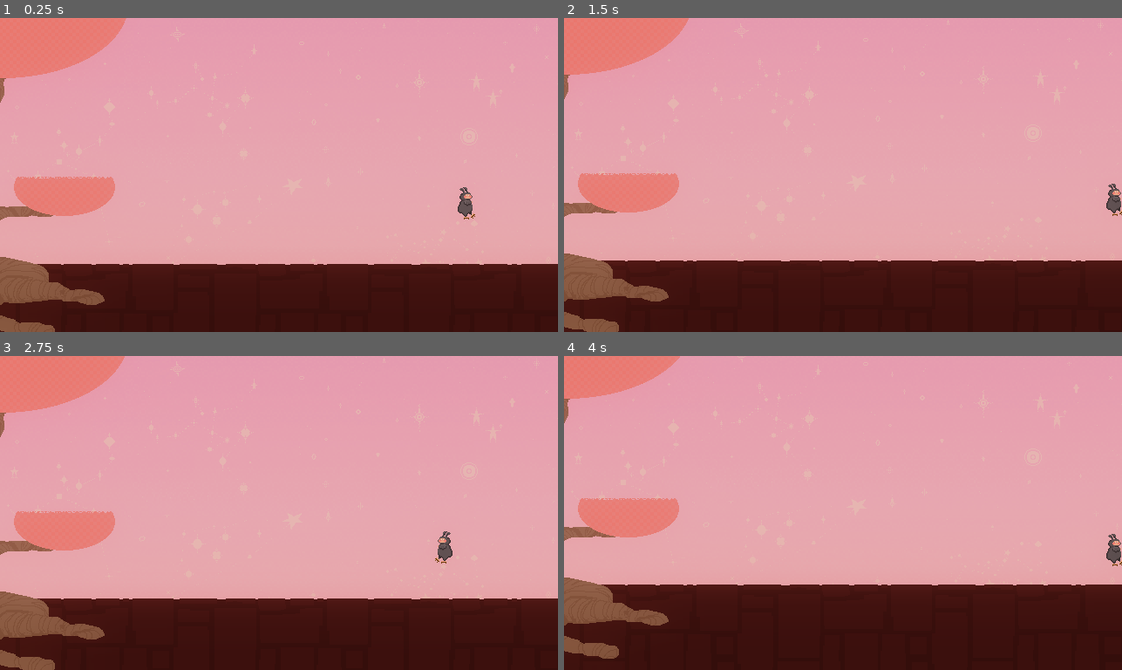
Above: before the commit, frames 1-4 (two rows, left to right).
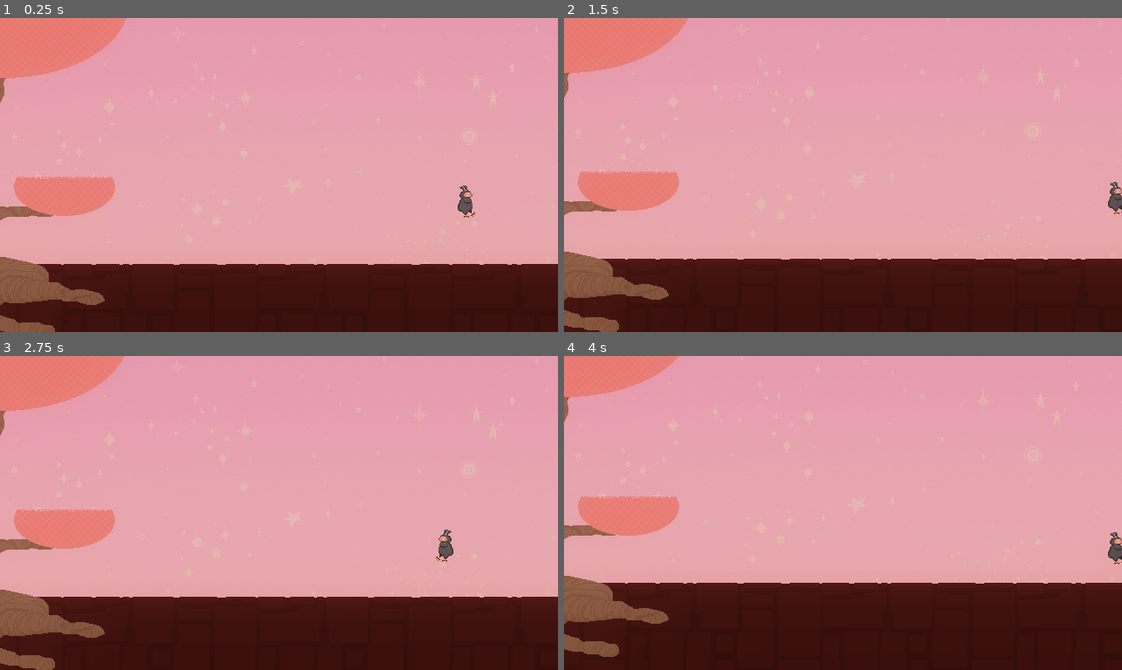
Above: after the commit, the same moments.

Repository: gmeisinger/GGJ-2020
Game: Godot game, scene res://Scenes/Levels/Level.tscn
Same seed, same stepped clock (60 frames per second), same inputs: the game is played once before the commit and once after it. The project has no main scene, so this scene is started directly. The engine's default icon, where the game draws it, is replaced by a stand-in: a white triangle on a blue panel in a dark square.
Inputs:
- Up to frame 1 (0.25 s): no input
- Up to frame 2 (1.5 s): hold D (move_right) from 0.53 s (still down); tap Space (jump) at 0.6, 0.77, 1.07, 1.35 s
- Up to frame 3 (2.75 s): tap Space (jump) at 1.52, 1.82, 2.1 s; release D (move_right) at 2.03 s; hold A (move_left) from 2.03 s (still down)
- Up to frame 4 (4 s): release A (move_left) at 2.78 s; hold D (move_right) from 2.78 s (still down); tap Space (jump) at 2.85, 3.02, 3.32, 3.6, 3.77 s

The runs differ from the first frame. In frame 1, 0.1% of the frame differs, in the area x 82-86%, y 53-65%; in frame 2, 1.4%; in frame 3, 1.3%; in frame 4, 1.4%, in the area x 0-100%, y 0-97%.

Commit message:
new states and animations

Diff:
--- a/Scenes/Enemy/ShootingStar.tscn
+++ b/Scenes/Enemy/ShootingStar.tscn
@@ -42,7 +42,7 @@
 position = Vector2( 0.976681, -0.122086 )
 texture = ExtResource( 1 )
 hframes = 5
-frame = 3
+frame = 2
 
 [node name="AnimationPlayer" type="AnimationPlayer" parent="Sprite"]
 autoplay = "star"
@@ -50,6 +50,7 @@
 
 [node name="ShrinkFadeTrail" parent="." instance=ExtResource( 3 )]
 material = SubResource( 3 )
+position = Vector2( 0.954158, -0.0175261 )
 speed_scale = 2.0
 texture = ExtResource( 1 )
 anim_speed = 1.0
--- a/Scenes/Levels/Level.tscn
+++ b/Scenes/Levels/Level.tscn
@@ -22,6 +22,7 @@
 [ext_resource path="res://Scenes/Levels/Tree/Branch4.tscn" type="PackedScene" id=20]
 [ext_resource path="res://Scenes/Levels/Tree/Branch5.tscn" type="PackedScene" id=21]
 [ext_resource path="res://Scenes/Enemy/ShootingStarTrap.tscn" type="PackedScene" id=22]
+[ext_resource path="res://Assets/Sounds/s04_2.ogg" type="AudioStream" id=23]
 
 [sub_resource type="RectangleShape2D" id=1]
 extents = Vector2( 8.85272, 1741.28 )
@@ -30,6 +31,11 @@
 extents = Vector2( 540.538, 9.52161 )
 
 [node name="Level" type="Node2D"]
+
+[node name="AudioStreamPlayer" type="AudioStreamPlayer" parent="."]
+stream = ExtResource( 23 )
+volume_db = -14.032
+autoplay = true
 
 [node name="WorldEnvironment" type="WorldEnvironment" parent="."]
 environment = ExtResource( 7 )
--- a/Scenes/Player/Player.gd
+++ b/Scenes/Player/Player.gd
@@ -1,6 +1,14 @@
 extends KinematicBody2D
 
 signal player_died()
+
+var streams = {"jump": preload("res://Assets/Sounds/jump2.ogg"),
+				"hit": preload("res://Assets/Sounds/s01.ogg"),
+				"respawn": preload("res://Assets/Sounds/s8.ogg")}
+# "res://Assets/Sounds/beep_boop.ogg",
+# "res://Assets/Sounds/landing.ogg"
+# res://Assets/Sounds/s04_2.ogg"
+# "res://Assets/Sounds/s7.ogg"
 
 var velocity : Vector2
 var walk_speed = 30.0
@@ -43,9 +51,10 @@
 	velocity.x = sign(velocity.x) * new_speed
 
 func die():
-	print("player died")
-	emit_signal("player_died")
-	queue_free()
+	$stateMachine.change_state('hit')
+#	print("player died")
+#	emit_signal("player_died")
+#	queue_free()
 
 # Animation
 func play_anim(anim_name, speed : float = 1.0):
@@ -53,7 +62,8 @@
 		$AnimationPlayer.play(anim_name, -1, speed)
 
 
-func play_jump_sound():
+func play_sound(sound):
+	$AudioStreamPlayer2D.stream = streams[sound]
 	$AudioStreamPlayer2D.play()
 
 
--- a/Scenes/Player/Player.tscn
+++ b/Scenes/Player/Player.tscn
@@ -1,19 +1,40 @@
-[gd_scene load_steps=14 format=2]
-
-[ext_resource path="res://Assets/Sprites/player.png" type="Texture" id=1]
+[gd_scene load_steps=22 format=2]
+
+[ext_resource path="res://Assets/Sprites/BunnySpriteSheet.png" type="Texture" id=1]
 [ext_resource path="res://Scenes/StateMachine/stateMachine.tscn" type="PackedScene" id=2]
 [ext_resource path="res://Scenes/Player/States/state_moving.gd" type="Script" id=3]
 [ext_resource path="res://Scenes/Player/Player.gd" type="Script" id=4]
 [ext_resource path="res://Scenes/Player/States/state_falling.gd" type="Script" id=5]
 [ext_resource path="res://Scenes/Player/States/state_jumping.gd" type="Script" id=6]
 [ext_resource path="res://Assets/Sounds/jump2.ogg" type="AudioStream" id=7]
+[ext_resource path="res://Scenes/Player/States/state_death.gd" type="Script" id=8]
+[ext_resource path="res://Scenes/Player/States/state_hit.gd" type="Script" id=9]
+[ext_resource path="res://Scenes/Player/States/state_death_fall.gd" type="Script" id=10]
+[ext_resource path="res://Scenes/Player/States/state_respawn.gd" type="Script" id=11]
 
 [sub_resource type="RectangleShape2D" id=1]
-extents = Vector2( 7.03378, 14.5473 )
+extents = Vector2( 5.43452, 10.7231 )
 
 [sub_resource type="Animation" id=2]
-resource_name = "fall"
+resource_name = "death"
+length = 0.6
+tracks/0/type = "value"
+tracks/0/path = NodePath("Sprite:frame")
+tracks/0/interp = 1
+tracks/0/loop_wrap = true
+tracks/0/imported = false
+tracks/0/enabled = true
+tracks/0/keys = {
+"times": PoolRealArray( 0, 0.1, 0.2, 0.3, 0.4, 0.5 ),
+"transitions": PoolRealArray( 1, 1, 1, 1, 1, 1 ),
+"update": 1,
+"values": [ 54, 53, 55, 56, 57, 73 ]
+}
+
+[sub_resource type="Animation" id=3]
+resource_name = "death_fall"
 length = 0.2
+loop = true
 tracks/0/type = "value"
 tracks/0/path = NodePath("Sprite:frame")
 tracks/0/interp = 1
@@ -24,11 +45,41 @@
 "times": PoolRealArray( 0, 0.1 ),
 "transitions": PoolRealArray( 1, 1 ),
 "update": 1,
+"values": [ 53, 54 ]
+}
+
+[sub_resource type="Animation" id=4]
+length = 0.2
+tracks/0/type = "value"
+tracks/0/path = NodePath("Sprite:frame")
+tracks/0/interp = 1
+tracks/0/loop_wrap = true
+tracks/0/imported = false
+tracks/0/enabled = true
+tracks/0/keys = {
+"times": PoolRealArray( 0, 0.1 ),
+"transitions": PoolRealArray( 1, 1 ),
+"update": 1,
 "values": [ 14, 15 ]
 }
 
-[sub_resource type="Animation" id=3]
-resource_name = "idle"
+[sub_resource type="Animation" id=5]
+resource_name = "hit"
+length = 0.5
+tracks/0/type = "value"
+tracks/0/path = NodePath("Sprite:frame")
+tracks/0/interp = 1
+tracks/0/loop_wrap = true
+tracks/0/imported = false
+tracks/0/enabled = true
+tracks/0/keys = {
+"times": PoolRealArray( 0, 0.1, 0.2, 0.3, 0.4 ),
+"transitions": PoolRealArray( 1, 1, 1, 1, 1 ),
+"update": 1,
+"values": [ 17, 18, 19, 20, 21 ]
+}
+
+[sub_resource type="Animation" id=6]
 length = 0.4
 loop = true
 step = 0.2
@@ -45,8 +96,7 @@
 "values": [ 10, 11 ]
 }
 
-[sub_resource type="Animation" id=4]
-resource_name = "jump"
+[sub_resource type="Animation" id=7]
 length = 0.2
 tracks/0/type = "value"
 tracks/0/path = NodePath("Sprite:frame")
@@ -61,7 +111,23 @@
 "values": [ 12, 13 ]
 }
 
-[sub_resource type="Animation" id=5]
+[sub_resource type="Animation" id=8]
+resource_name = "respawn"
+length = 2.0
+tracks/0/type = "value"
+tracks/0/path = NodePath("Sprite:frame")
+tracks/0/interp = 1
+tracks/0/loop_wrap = true
+tracks/0/imported = false
+tracks/0/enabled = true
+tracks/0/keys = {
+"times": PoolRealArray( 0, 0.1, 0.2, 0.3, 0.4, 0.5, 0.6, 0.7, 0.8, 0.9, 1, 1.3, 1.4, 1.5, 1.6, 1.7, 1.8, 1.9 ),
+"transitions": PoolRealArray( 1, 1, 1, 1, 1, 1, 1, 1, 1, 1, 1, 1, 1, 1, 1, 1, 1, 1 ),
+"update": 1,
+"values": [ 58, 59, 60, 61, 62, 63, 64, 65, 66, 67, 68, 69, 70, 69, 70, 69, 71, 72 ]
+}
+
+[sub_resource type="Animation" id=9]
 loop = true
 tracks/0/type = "value"
 tracks/0/path = NodePath("Sprite:frame")
@@ -88,13 +154,12 @@
 [node name="Sprite" type="Sprite" parent="."]
 position = Vector2( -0.0831566, -0.0831566 )
 texture = ExtResource( 1 )
-vframes = 6
+vframes = 8
 hframes = 10
-frame = 15
+frame = 54
 
 [node name="CollisionShape2D" type="CollisionShape2D" parent="."]
-visible = false
-position = Vector2( 0, 10.3092 )
+position = Vector2( 0, 12.1894 )
 shape = SubResource( 1 )
 
 [node name="stateMachine" parent="." instance=ExtResource( 2 )]
@@ -109,12 +174,28 @@
 [node name="falling" type="Node" parent="stateMachine"]
 script = ExtResource( 5 )
 
+[node name="death" type="Node" parent="stateMachine"]
+script = ExtResource( 8 )
+
+[node name="death_fall" type="Node" parent="stateMachine"]
+script = ExtResource( 10 )
+
+[node name="hit" type="Node" parent="stateMachine"]
+script = ExtResource( 9 )
+
+[node name="respawn" type="Node" parent="stateMachine"]
+script = ExtResource( 11 )
+
 [node name="AnimationPlayer" type="AnimationPlayer" parent="."]
 autoplay = "idle"
-anims/fall = SubResource( 2 )
-anims/idle = SubResource( 3 )
-anims/jump = SubResource( 4 )
-anims/walk = SubResource( 5 )
+anims/death = SubResource( 2 )
+anims/death_fall = SubResource( 3 )
+anims/fall = SubResource( 4 )
+anims/hit = SubResource( 5 )
+anims/idle = SubResource( 6 )
+anims/jump = SubResource( 7 )
+anims/respawn = SubResource( 8 )
+anims/walk = SubResource( 9 )
 
 [node name="Camera" type="Camera2D" parent="."]
 current = true
--- /dev/null
+++ b/Scenes/Player/States/state_collect_moon_piece.gd
@@ -0,0 +1,11 @@
+extends "res://Scenes/StateMachine/baseState.gd"
+
+# TODO: Change camera to follow a path per moon piece
+# use the CollectedMoonPiece.tscn on another path (with twists and turns for fun!)
+# and animate the moon piece fade in
+
+func enter():
+	pass
+
+func update():
+	pass
--- /dev/null
+++ b/Scenes/Player/States/state_death.gd
@@ -0,0 +1,9 @@
+extends "res://Scenes/StateMachine/baseState.gd"
+
+func enter():
+	host.play_anim("death")
+
+func update(delta):
+	if not host.get_node('AnimationPlayer').is_playing() and Input.is_action_just_pressed("jump"):
+		change_state("respawn")
+		return
--- /dev/null
+++ b/Scenes/Player/States/state_death_fall.gd
@@ -0,0 +1,14 @@
+extends "res://Scenes/StateMachine/baseState.gd"
+
+func enter():
+	host.play_anim("death_fall")
+
+func update(delta):
+	if host.is_on_floor():
+		host.play_sound('hit')
+		change_state("death")
+		return
+
+	# don't process input once in death fall state?
+	#host.process_horizontal_movement(delta)
+	host.process_move_and_slide(delta)
--- a/Scenes/Player/States/state_falling.gd
+++ b/Scenes/Player/States/state_falling.gd
@@ -1,11 +1,16 @@
 extends "res://Scenes/StateMachine/baseState.gd"
+
+const TERMINAL_VELOCITY = 1000
 
 func enter():
 	host.play_anim("fall")
 
 func update(delta):
+	if host.velocity.y >= TERMINAL_VELOCITY:
+		change_state("death_fall")
+		return
 	if host.is_on_floor():
-		#$landingSound.play()
+		# $host.play('landing')
 		change_state("moving")
 		return
 	host.process_horizontal_movement(delta)
--- /dev/null
+++ b/Scenes/Player/States/state_hit.gd
@@ -0,0 +1,12 @@
+extends "res://Scenes/StateMachine/baseState.gd"
+
+func enter():
+	host.play_sound('hit')
+	host.play_anim("hit")
+
+
+func update(delta):
+	if not host.get_node('AnimationPlayer').is_playing() and host.is_on_floor():
+		change_state("death")
+		return
+	host.process_move_and_slide(delta)
--- a/Scenes/Player/States/state_jumping.gd
+++ b/Scenes/Player/States/state_jumping.gd
@@ -7,7 +7,7 @@
 	jump_delta = 0.0
 	host.jump()
 	host.play_anim("jump")
-	host.play_jump_sound()
+	host.play_sound("jump")
 
 func update(delta):
 	jump_delta += delta
--- /dev/null
+++ b/Scenes/Player/States/state_respawn.gd
@@ -0,0 +1,16 @@
+extends "res://Scenes/StateMachine/baseState.gd"
+
+# should it just be one state? Death and respawn? Or wait for input
+
+func enter():
+	#host.die()
+	host.play_anim("respawn")
+	host.play_sound("respawn")
+
+func update(delta):
+	# if animation is over, get jump input to respawn
+	if not host.get_node('AnimationPlayer').is_playing():
+
+		change_state("moving")
+		return
+	pass
--- a/Scenes/StateMachine/stateMachine.tscn
+++ b/Scenes/StateMachine/stateMachine.tscn
@@ -2,7 +2,5 @@
 
 [ext_resource path="res://Scenes/StateMachine/stateMachine.gd" type="Script" id=1]
 
-
-
 [node name="stateMachine" type="Node"]
 script = ExtResource( 1 )
Binary file added: Assets/Sprites/BunnySpriteSheet.png
Not shown, added: Assets/Sprites/BunnySpriteSheet.png.import
Not shown: 1 places in Scenes/Levels/Level.tscn that only renumber resources
Not shown: 2 places in Scenes/Player/Player.tscn that only renumber resources
Not shown, changed: Assets/Sounds/s01.ogg
Not shown, changed: Assets/Sounds/s7.ogg
